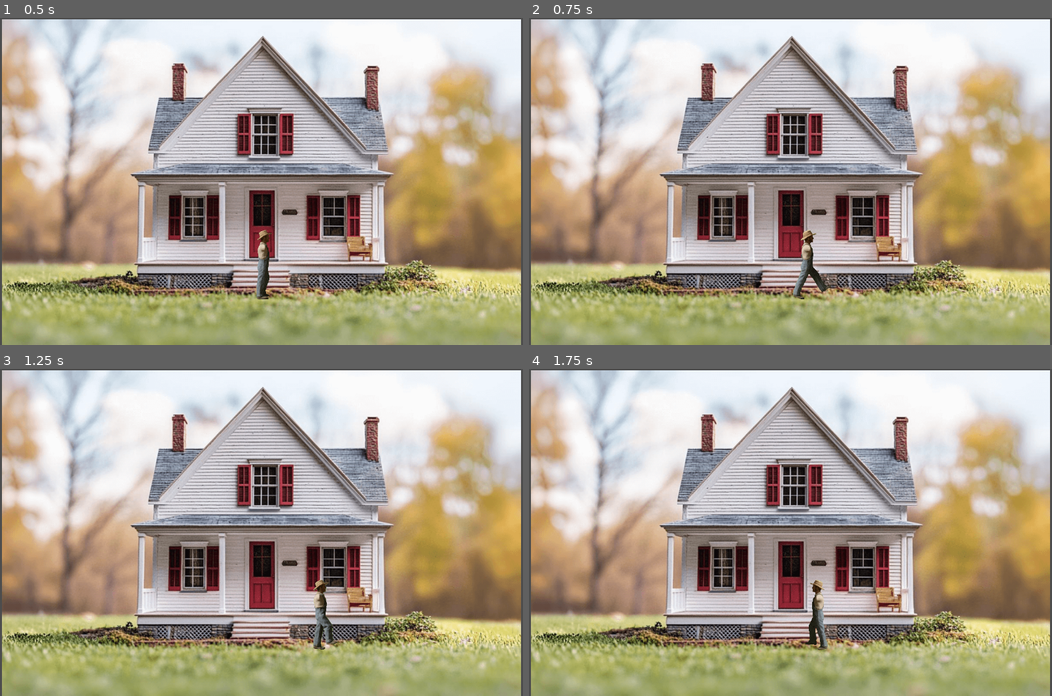
Above: before the commit, frames 1-4 (two rows, left to right).
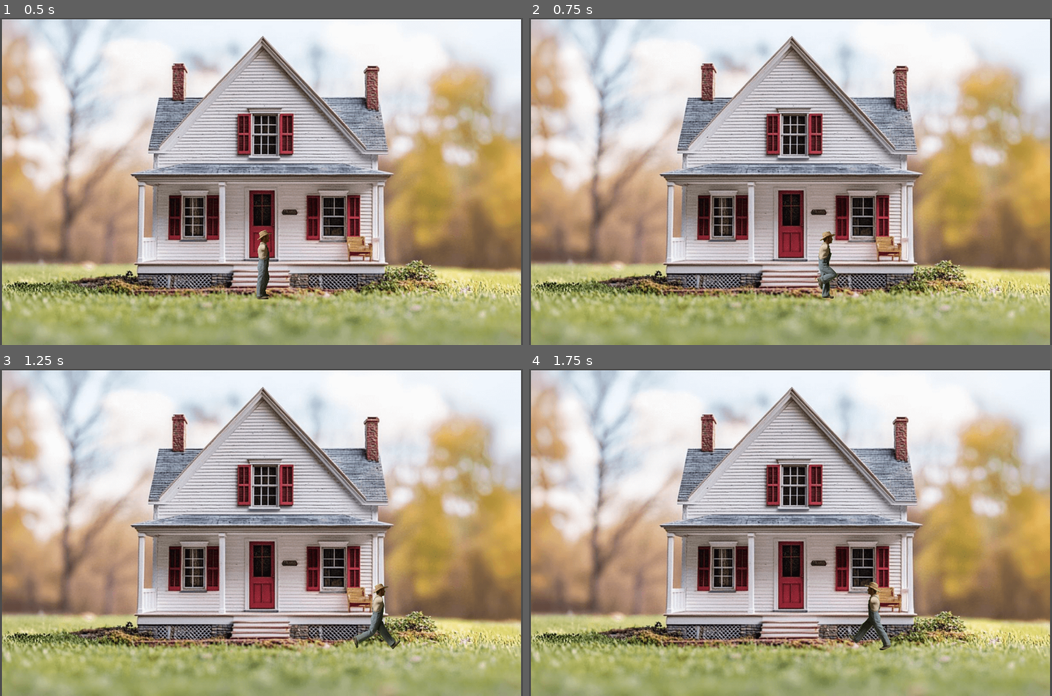
Above: after the commit, the same moments.

Repository: LouisZCode/AIMovementTests
Game: Godot game, scene res://scenes/main.tscn
Same seed, same stepped clock (60 frames per second), same inputs: the game is played once before the commit and once after it.
Inputs:
- Up to frame 1 (0.5 s): no input
- Up to frame 2 (0.75 s): tap Enter at 0.5 s; hold Right (ui_right) from 0.53 s (still down); hold Shift (ui_shift, bound only after the commit) from 0.53 s (still down)
- Up to frame 3 (1.25 s): keep holding Right (ui_right); keep holding Shift (ui_shift, bound only after the commit)
- Up to frame 4 (1.75 s): release Right (ui_right) at 1.28 s; release Shift (ui_shift, bound only after the commit) at 1.28 s; hold Left (ui_left) from 1.28 s (still down); tap Shift (ui_shift, bound only after the commit) at 1.35 s

Frame 1 is identical in both runs. In frame 2, 0.9% of the frame differs, in the area x 50-59%, y 64-86%; in frame 3, 0.9%, in the area x 59-77%, y 64-86%; in frame 4, 0.9%.

Commit message:
feature: add of simple running mechanic

Diff:
--- a/project.godot
+++ b/project.godot
@@ -21,6 +21,30 @@
 window/size/viewport_height=800
 window/stretch/mode="viewport"
 
+[input]
+
+ui_left={
+"deadzone": 0.5,
+"events": [Object(InputEventKey,"resource_local_to_scene":false,"resource_name":"","device":0,"window_id":0,"alt_pressed":false,"shift_pressed":false,"ctrl_pressed":false,"meta_pressed":false,"pressed":false,"keycode":4194319,"physical_keycode":0,"key_label":0,"unicode":0,"location":0,"echo":false,"script":null)
+, Object(InputEventJoypadButton,"resource_local_to_scene":false,"resource_name":"","device":0,"button_index":13,"pressure":0.0,"pressed":false,"script":null)
+, Object(InputEventJoypadMotion,"resource_local_to_scene":false,"resource_name":"","device":0,"axis":0,"axis_value":-1.0,"script":null)
+, Object(InputEventKey,"resource_local_to_scene":false,"resource_name":"","device":-1,"window_id":0,"alt_pressed":false,"shift_pressed":false,"ctrl_pressed":false,"meta_pressed":false,"pressed":false,"keycode":0,"physical_keycode":65,"key_label":0,"unicode":97,"location":0,"echo":false,"script":null)
+]
+}
+ui_right={
+"deadzone": 0.5,
+"events": [Object(InputEventKey,"resource_local_to_scene":false,"resource_name":"","device":0,"window_id":0,"alt_pressed":false,"shift_pressed":false,"ctrl_pressed":false,"meta_pressed":false,"pressed":false,"keycode":4194321,"physical_keycode":0,"key_label":0,"unicode":0,"location":0,"echo":false,"script":null)
+, Object(InputEventJoypadButton,"resource_local_to_scene":false,"resource_name":"","device":0,"button_index":14,"pressure":0.0,"pressed":false,"script":null)
+, Object(InputEventJoypadMotion,"resource_local_to_scene":false,"resource_name":"","device":0,"axis":0,"axis_value":1.0,"script":null)
+, Object(InputEventKey,"resource_local_to_scene":false,"resource_name":"","device":-1,"window_id":0,"alt_pressed":false,"shift_pressed":false,"ctrl_pressed":false,"meta_pressed":false,"pressed":false,"keycode":0,"physical_keycode":68,"key_label":0,"unicode":100,"location":0,"echo":false,"script":null)
+]
+}
+ui_shift={
+"deadzone": 0.2,
+"events": [Object(InputEventKey,"resource_local_to_scene":false,"resource_name":"","device":-1,"window_id":0,"alt_pressed":false,"shift_pressed":false,"ctrl_pressed":false,"meta_pressed":false,"pressed":false,"keycode":0,"physical_keycode":4194325,"key_label":0,"unicode":0,"location":0,"echo":false,"script":null)
+]
+}
+
 [rendering]
 
 renderer/rendering_method="gl_compatibility"
--- a/scenes/main.tscn
+++ b/scenes/main.tscn
@@ -1,12 +1,61 @@
-[gd_scene load_steps=19 format=3 uid="uid://cooh0q3c4222m"]
+[gd_scene load_steps=32 format=3 uid="uid://cooh0q3c4222m"]
 
 [ext_resource type="Texture2D" uid="uid://by2bq3hfh4v8m" path="res://environment/house_original3_rescaled_optimized.png" id="1_0wfyh"]
 [ext_resource type="Texture2D" uid="uid://c5wtn73wsaolx" path="res://assets/07_Farmer_Walking_256x256.png" id="2_0wfyh"]
 [ext_resource type="Script" uid="uid://ds6glc4oux6a" path="res://scripts/player.gd" id="2_sugp2"]
+[ext_resource type="Texture2D" uid="uid://byuw15w5rg3b5" path="res://assets/farmer_running_spritesheet.png" id="4_jyhfs"]
 
 [sub_resource type="AtlasTexture" id="AtlasTexture_sugp2"]
 atlas = ExtResource("2_0wfyh")
 region = Rect2(0, 0, 256, 256)
+
+[sub_resource type="AtlasTexture" id="AtlasTexture_muem4"]
+atlas = ExtResource("4_jyhfs")
+region = Rect2(0, 0, 256, 256)
+
+[sub_resource type="AtlasTexture" id="AtlasTexture_dp3eg"]
+atlas = ExtResource("4_jyhfs")
+region = Rect2(256, 0, 256, 256)
+
+[sub_resource type="AtlasTexture" id="AtlasTexture_0ld40"]
+atlas = ExtResource("4_jyhfs")
+region = Rect2(512, 0, 256, 256)
+
+[sub_resource type="AtlasTexture" id="AtlasTexture_gqmmt"]
+atlas = ExtResource("4_jyhfs")
+region = Rect2(768, 0, 256, 256)
+
+[sub_resource type="AtlasTexture" id="AtlasTexture_yc10j"]
+atlas = ExtResource("4_jyhfs")
+region = Rect2(1024, 0, 256, 256)
+
+[sub_resource type="AtlasTexture" id="AtlasTexture_jscy8"]
+atlas = ExtResource("4_jyhfs")
+region = Rect2(0, 256, 256, 256)
+
+[sub_resource type="AtlasTexture" id="AtlasTexture_pm3ni"]
+atlas = ExtResource("4_jyhfs")
+region = Rect2(256, 256, 256, 256)
+
+[sub_resource type="AtlasTexture" id="AtlasTexture_y6deb"]
+atlas = ExtResource("4_jyhfs")
+region = Rect2(512, 256, 256, 256)
+
+[sub_resource type="AtlasTexture" id="AtlasTexture_og1vs"]
+atlas = ExtResource("4_jyhfs")
+region = Rect2(768, 256, 256, 256)
+
+[sub_resource type="AtlasTexture" id="AtlasTexture_2wyq8"]
+atlas = ExtResource("4_jyhfs")
+region = Rect2(1024, 256, 256, 256)
+
+[sub_resource type="AtlasTexture" id="AtlasTexture_vxglm"]
+atlas = ExtResource("4_jyhfs")
+region = Rect2(0, 512, 256, 256)
+
+[sub_resource type="AtlasTexture" id="AtlasTexture_2f3dj"]
+atlas = ExtResource("4_jyhfs")
+region = Rect2(256, 512, 256, 256)
 
 [sub_resource type="AtlasTexture" id="AtlasTexture_jyhfs"]
 atlas = ExtResource("2_0wfyh")
@@ -69,6 +118,47 @@
 "loop": true,
 "name": &"idle",
 "speed": 12.0
+}, {
+"frames": [{
+"duration": 1.0,
+"texture": SubResource("AtlasTexture_muem4")
+}, {
+"duration": 1.0,
+"texture": SubResource("AtlasTexture_dp3eg")
+}, {
+"duration": 1.0,
+"texture": SubResource("AtlasTexture_0ld40")
+}, {
+"duration": 1.0,
+"texture": SubResource("AtlasTexture_gqmmt")
+}, {
+"duration": 1.0,
+"texture": SubResource("AtlasTexture_yc10j")
+}, {
+"duration": 1.0,
+"texture": SubResource("AtlasTexture_jscy8")
+}, {
+"duration": 1.0,
+"texture": SubResource("AtlasTexture_pm3ni")
+}, {
+"duration": 1.0,
+"texture": SubResource("AtlasTexture_y6deb")
+}, {
+"duration": 1.0,
+"texture": SubResource("AtlasTexture_og1vs")
+}, {
+"duration": 1.0,
+"texture": SubResource("AtlasTexture_2wyq8")
+}, {
+"duration": 1.0,
+"texture": SubResource("AtlasTexture_vxglm")
+}, {
+"duration": 1.0,
+"texture": SubResource("AtlasTexture_2f3dj")
+}],
+"loop": true,
+"name": &"running",
+"speed": 18.0
 }, {
 "frames": [{
 "duration": 1.0,
@@ -128,4 +218,5 @@
 [node name="player_animation" type="AnimatedSprite2D" parent="player"]
 position = Vector2(645, 594)
 sprite_frames = SubResource("SpriteFrames_muem4")
-animation = &"idle"
+animation = &"running"
+frame_progress = 0.65321535
--- a/scripts/player.gd
+++ b/scripts/player.gd
@@ -7,14 +7,20 @@
 func _physics_process(_delta):
 	# Get input
 	var direction = Input.get_axis("ui_left", "ui_right")
+	var is_running = Input.is_action_pressed("ui_shift")
+
+	var current_speed = speed * 2 if is_running else speed
 
 	# Move
-	velocity.x = direction * speed
+	velocity.x = direction * current_speed
 	move_and_slide()
 
 	# Animations
 	if direction != 0:
-		anim.play("walking")
-		anim.flip_h = direction < 0  # Flip when moving left
+		if is_running:
+			anim.play("running")
+		else:
+			anim.play("walking")
+		anim.flip_h = direction < 0
 	else:
 		anim.play("idle")
Binary file added: assets/farmer_running_spritesheet.png
Not shown, added: assets/farmer_running_spritesheet.png.import
